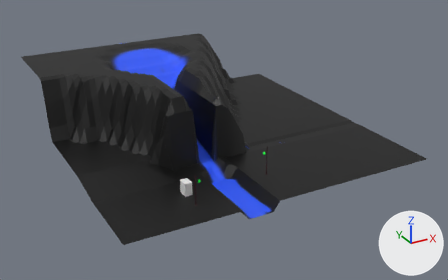
One commit to the glTF model assets/models/scene.glb: the scene before it, then after it.
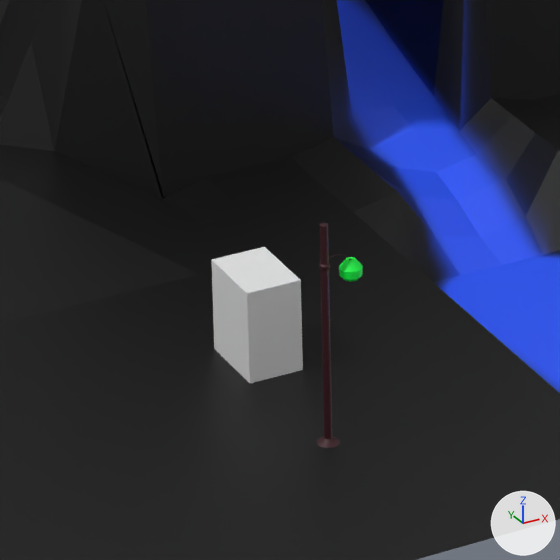
Old and new are each drawn whole from a 50 mm lens placed at (-279.9, -245.7, 166.4), pointed at (-96.2, 88.3, -0.6) and again close up on the part from 34% to 51% of the width and 51% to 79% of the height. The lights are fixed; the arrows at lower right show +X, +Y and +Z. The older version's two pictures come first. Where no turn or scale is listed for an object, it has been applied to the vertices.

Names of what the first close-up shows: 'Plane', 'lanttern', 'stator' and 1 more.
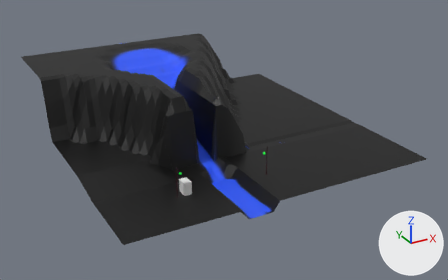
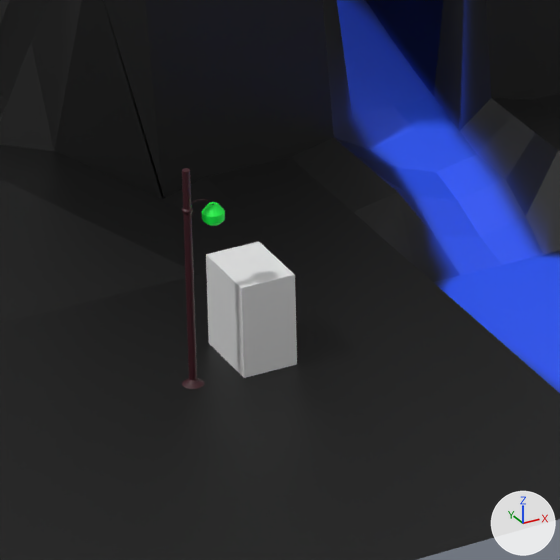
What differs and where, as boxes [x1, y1, x2, y2] in the close-ups (560 x 560 px):
'stator', moved
    before: [211, 247, 303, 383]
    after: [206, 242, 297, 378]
'lanttern', moved
    before: [317, 223, 340, 448]
    after: [182, 168, 205, 389]
'hook', moved
    before: [329, 254, 363, 282]
    after: [191, 199, 225, 226]

What changed in the scene script:
```text
Change ob_stator:
    ob_stator.location: (-151.0, 32.1, -0.5) -> (-151.0, 33.1, -0.5)
Change ob_lanttern:
    ob_lanttern.location: (-152.0, 18.0, 0.0) -> (-157.0, 31.0, 0.0)
```
